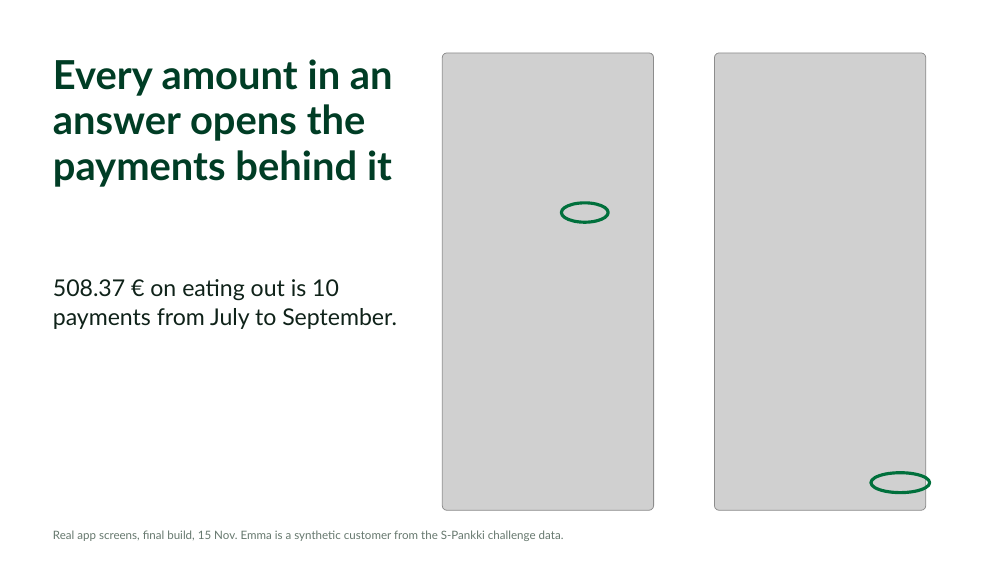
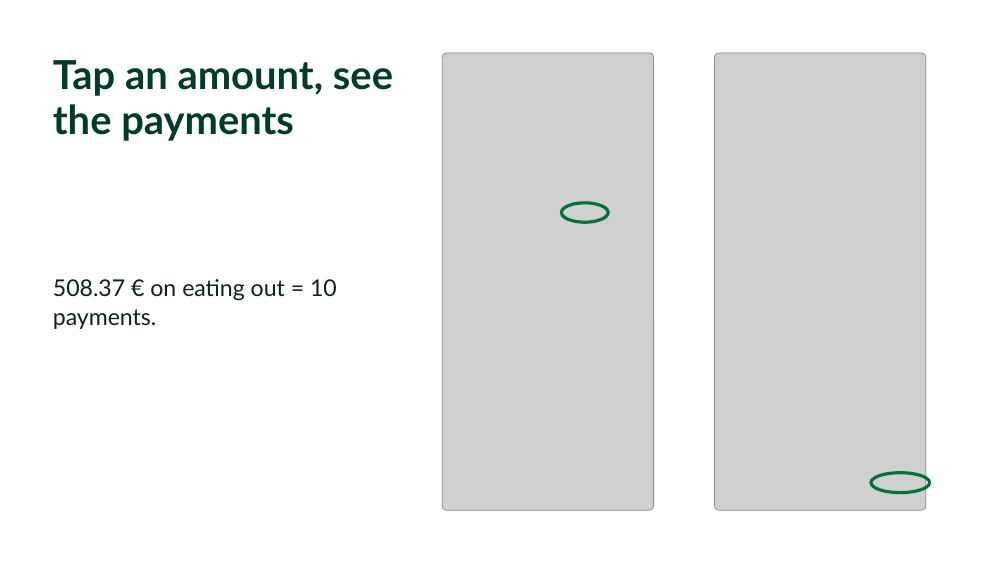
Before and after one commit to Asmoww/junction-s-pankki, a slide deck: slide 4 of docs/slides/S-Pankki-editorial.pptx. Drawn at 1008x567 pixels with LibreOffice and Linux fonts; fonts in the diff are those of the drawing; grey boxes stand for pictures. Boxes give left, top, right and bottom in pixels: in the first picture for what was removed or moved away, otherwise in the second. Text is boxed around its words. In the diff, an @@ line names an element or a change of style, - is before the commit and + after.

```diff
--- a/docs/slides/S-Pankki-editorial.pptx
+++ b/docs/slides/S-Pankki-editorial.pptx
@@ text at (53,60,393,141): text changed @@
-Every amount in an answer opens the payments behind it
+Tap an amount, see the payments
@@ text at (53,279,337,329): text changed @@
-508.37 € on eating out is 10 payments from July to September.
+508.37 € on eating out = 10 payments.
@@ text removed at (53,530,564,541) @@
-Real app screens, final build, 15 Nov. Emma is a synthetic customer from the S-Pankki challenge data.
```
Also in this commit, not shown: 8 other slides changed, 4 other files.
